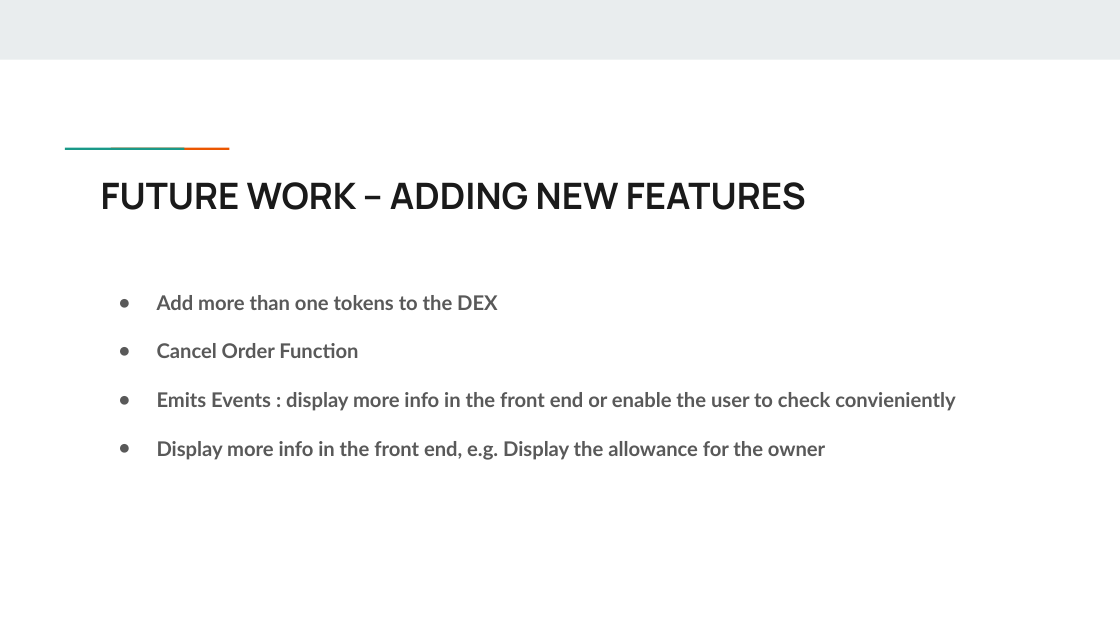
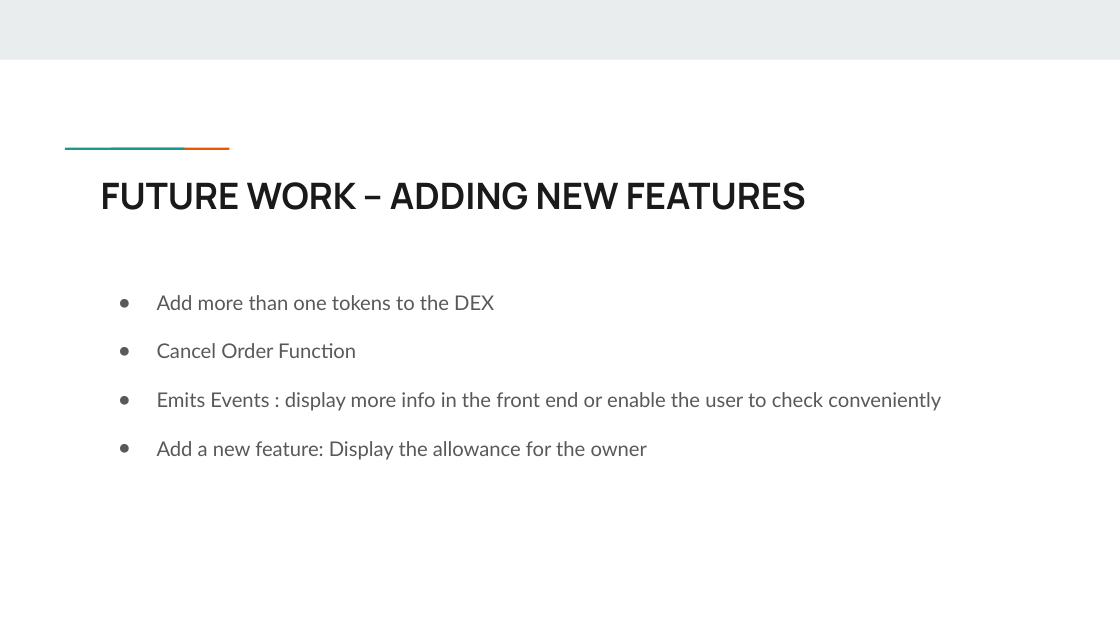
Before and after one commit to muhasenulhaque/Project-3-Group-1, a slide deck: slide 18 of Presentation on Decentralized Exchange.pptx (slide 11 before the commit). Drawn at 1120x630 pixels with LibreOffice and Linux fonts; fonts in the diff are those of the drawing. Boxes give left, top, right and bottom in pixels: in the first picture for what was removed or moved away, otherwise in the second. Text is boxed around its words. In the diff, an @@ line names an element or a change of style, - is before the commit and + after.

Commit message:
updates

```diff
--- a/Presentation on Decentralized Exchange.pptx
+++ b/Presentation on Decentralized Exchange.pptx
@@ text at [157, 295, 494, 358]: bold off in "Add more than one tokens to the ...", "Cancel Order Function" @@
@@ text at [157, 392, 941, 460]: text changed; bold off @@
-● Emits Events : display more info in the front end or enable the user to check convieniently
-● Display more info in the front end, e.g. Display the allowance for the owner
+● Emits Events : display more info in the front end or enable the user to check conveniently
+● Add a new feature: Display the allowance for the owner
```
Also in this commit, not shown: 1 other slide changed, 9 slides added.
